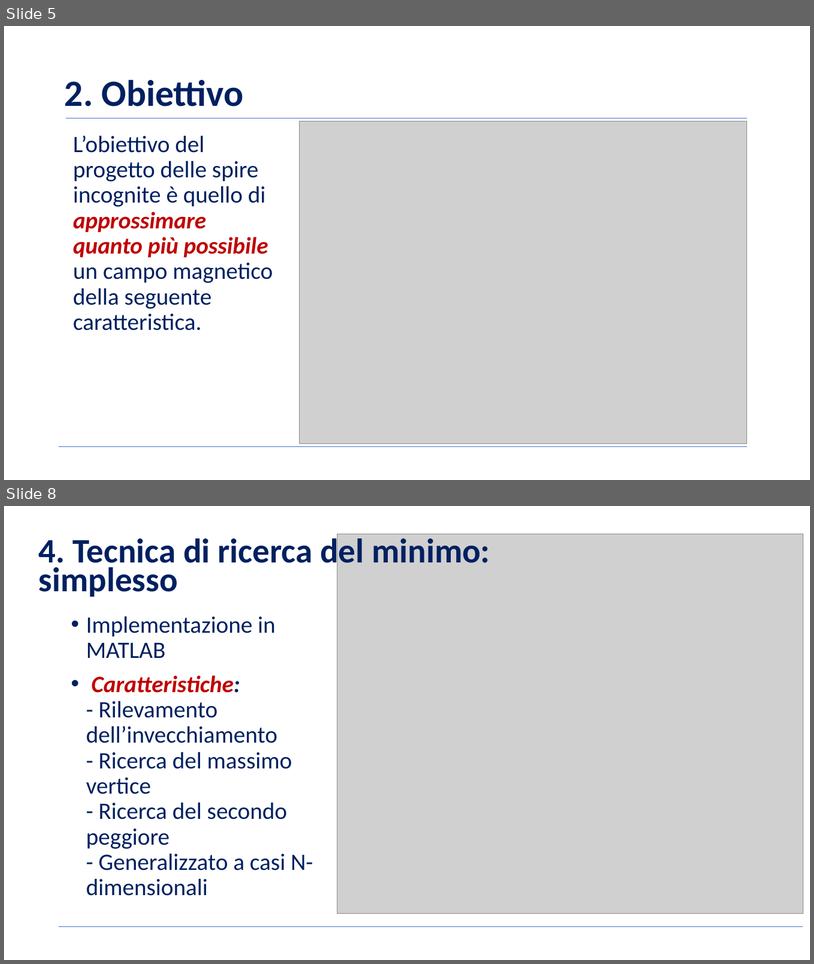
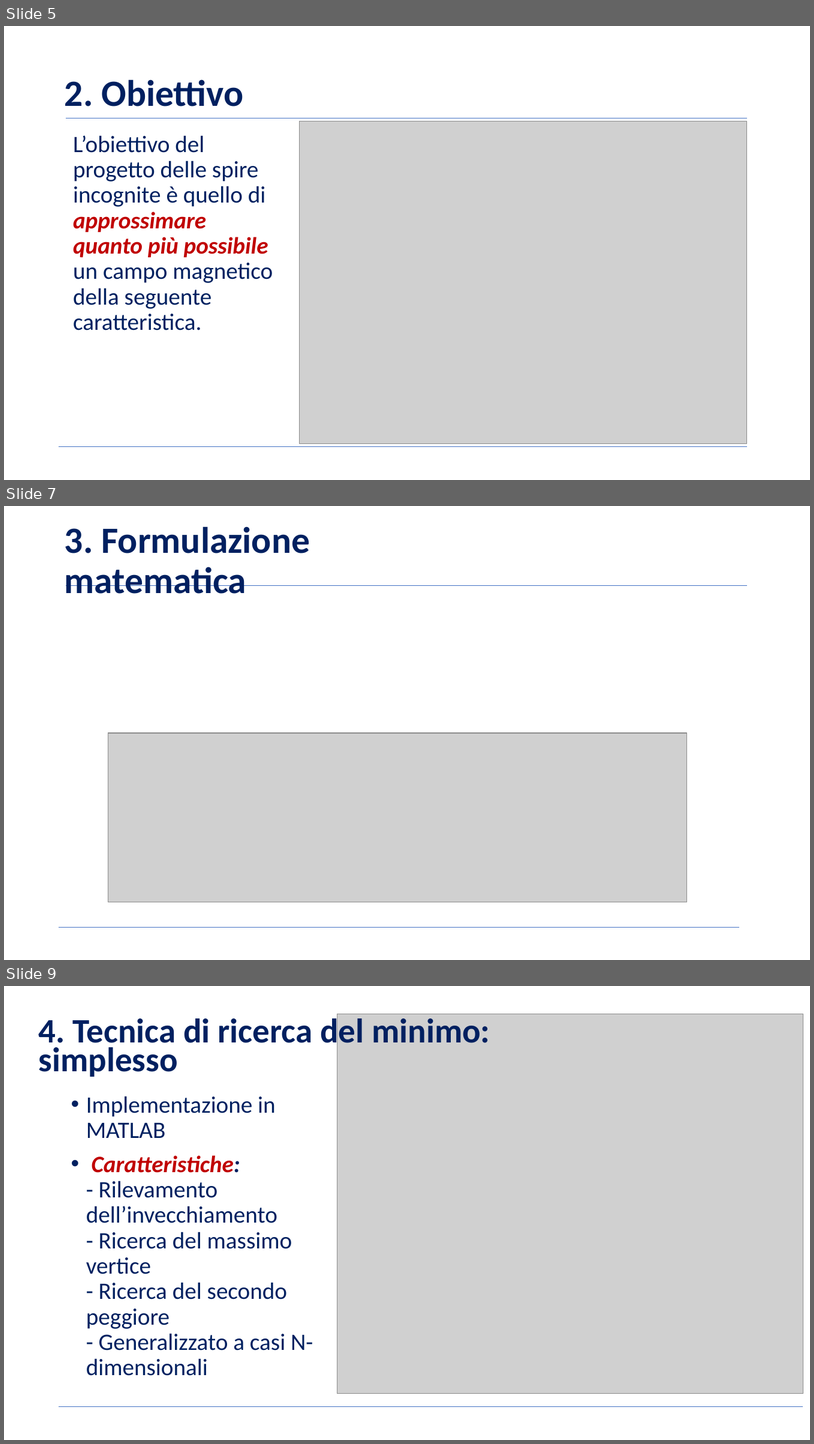
Before and after one commit to BernardoGiordano/NelderMeadMethod, a slide deck: writeup/Slides.pptx. Shown one above the other, each under a label of ours: slides 5 and 8 before the commit, slides 5, 7 and 9 after it; the slides between them are not shown. The pictures are 814x964 and 814x1444 pixels, drawn with LibreOffice and Linux fonts; fonts in the diff are those of the drawing; grey boxes stand for pictures; background and template pictures are left out. Boxes give left, top, right and bottom in pixels: in the first picture for what was removed or moved away, otherwise in the second. Text is boxed around its words. In the diff, an @@ line names an element or a change of style, - is before the commit and + after.

```diff
--- a/writeup/Slides.pptx
+++ b/writeup/Slides.pptx
@@ slide 7 added at [4,506,810,960], background picture (left out) @@
@@ text added at [65,526,310,594], 44 pt, text #002060, bold @@
+3. Formulazione matematica
@@ line added from (66, 585) to (747, 585), #4472C4 0.5 pt @@
@@ picture added at [108,733,687,901] @@
@@ line added from (59, 927) to (740, 927), #4472C4 0.5 pt @@
@@ what was slide 8 is now slide 9 @@
```
Also in this commit, not shown: 2 slides changed.
